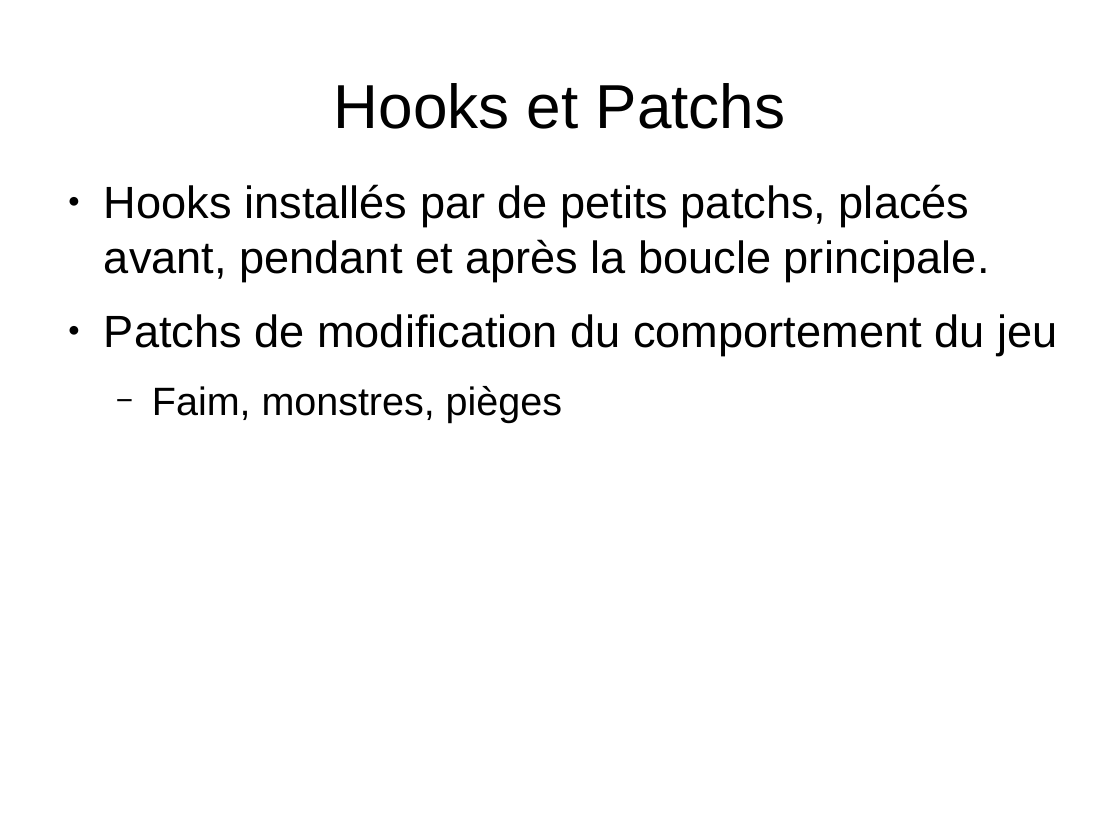
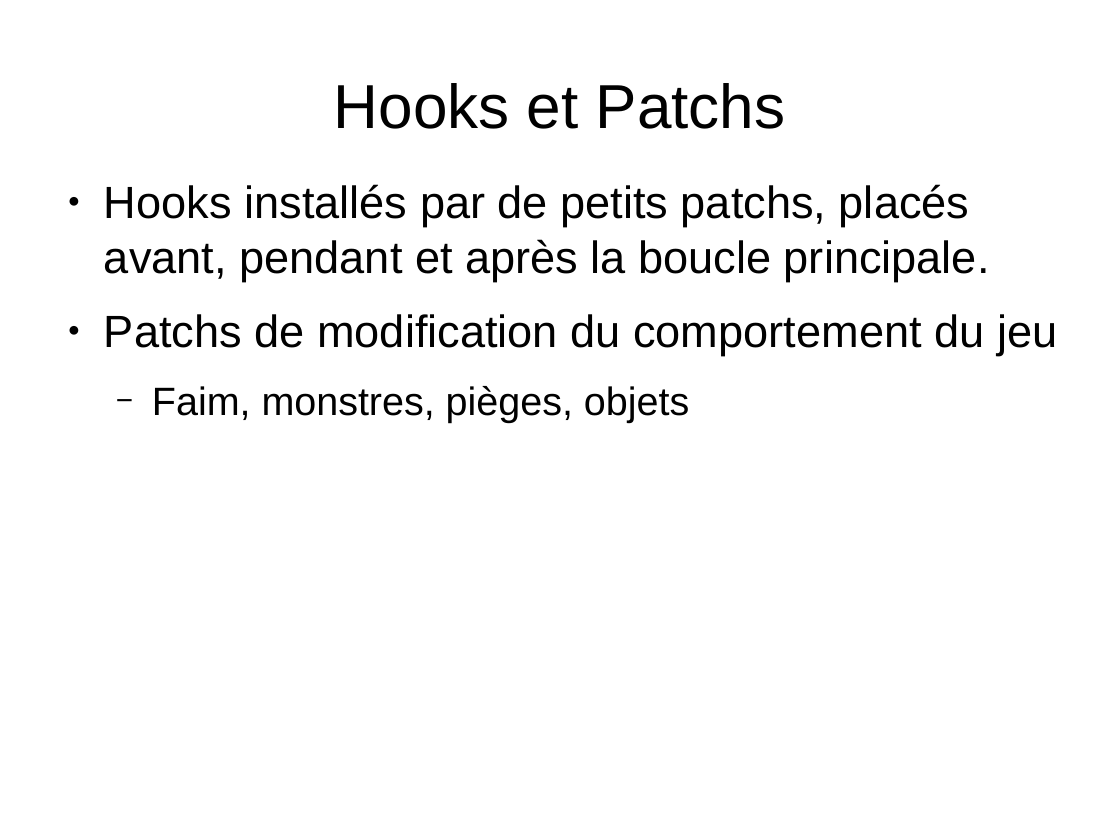
Before and after one commit to medrimonia/PFA-Nethack, a slide deck: slide 8 of papers/soutenance/soutenance.odp (slide 7 before the commit). Drawn at 1120x840 pixels with LibreOffice and Linux fonts; fonts in the diff are those of the drawing. Boxes give left, top, right and bottom in pixels: in the first picture for what was removed or moved away, otherwise in the second. Text is boxed around its words. In the diff, an @@ line names an element or a change of style, - is before the commit and + after.

```diff
--- a/papers/soutenance/soutenance.odp
+++ b/papers/soutenance/soutenance.odp
@@ text at (x1=152, y1=386, x2=689, y2=423): text changed @@
-  − Faim, monstres, pièges
+  − Faim, monstres, pièges, objets
```
Also in this commit, not shown: 4 other slides changed, 4 slides added, 3 slides removed.
